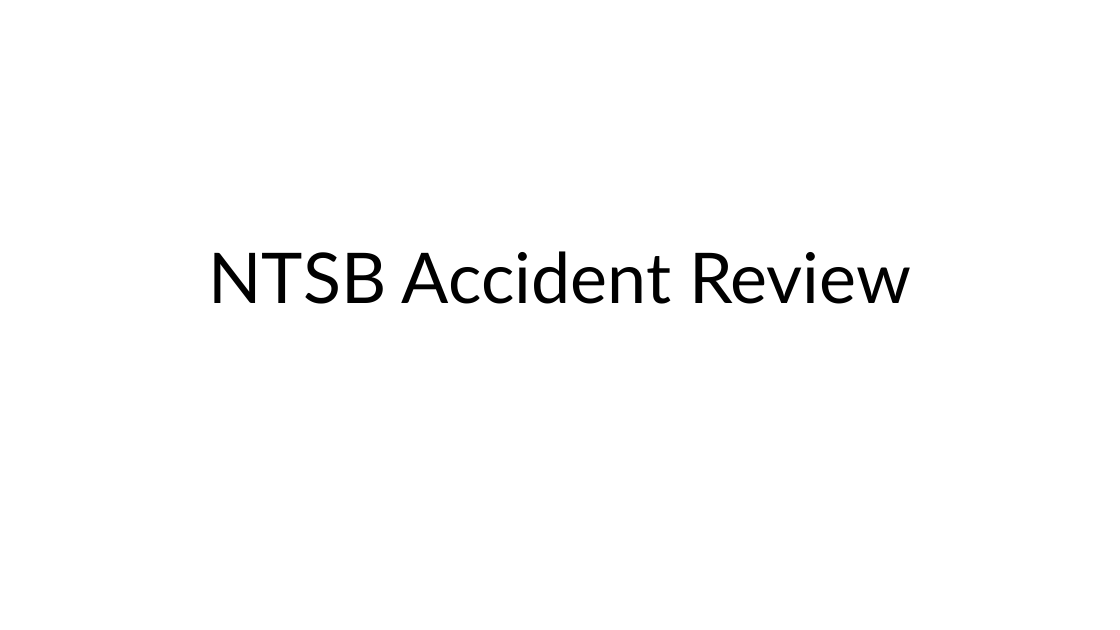
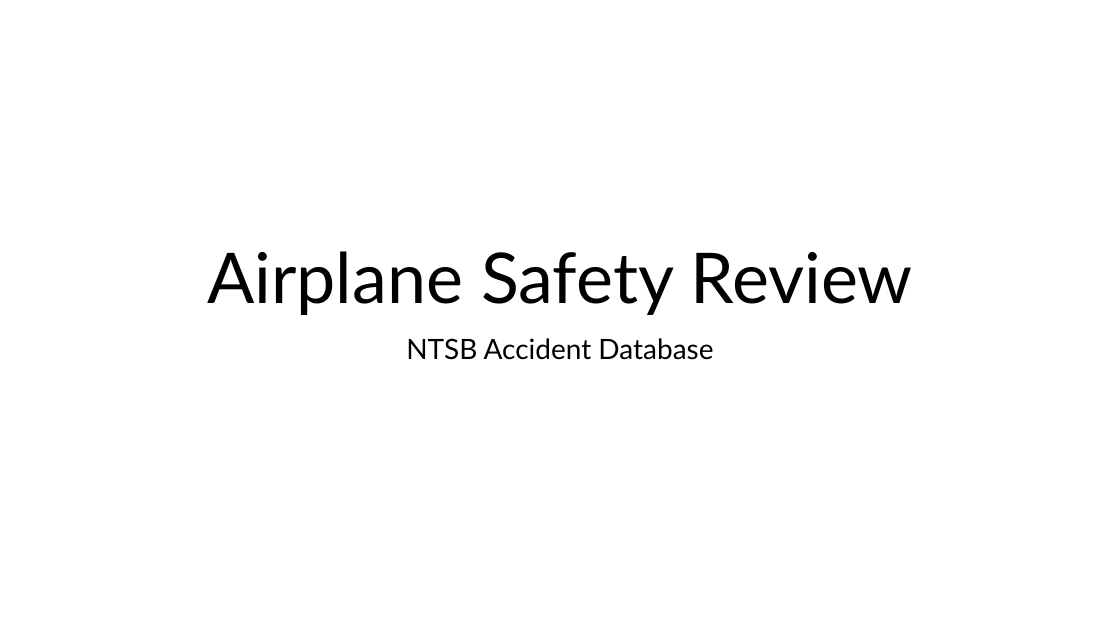
Before and after one commit to jgoett2/AirplaneRecommendations, a slide deck: slide 1 of Presentation.pptx. Drawn at 1120x630 pixels with LibreOffice and Linux fonts; fonts in the diff are those of the drawing. Boxes give left, top, right and bottom in pixels: in the first picture for what was removed or moved away, otherwise in the second. Text is boxed around its words. In the diff, an @@ line names an element or a change of style, - is before the commit and + after.

```diff
--- a/Presentation.pptx
+++ b/Presentation.pptx
@@ title at box(207, 251, 912, 315): text changed @@
-NTSB Accident Review
+Airplane Safety Review
@@ subtitle added at box(406, 338, 713, 360), 24 pt, text #000000 @@
+NTSB Accident Database
```
Also in this commit, not shown: 4 other slides changed, 1 slide added, 6 other files.
